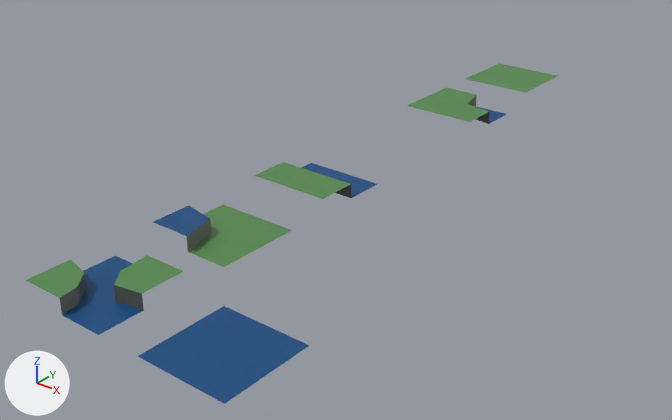
What one commit did to the Blender file SourceData/Tiles.blend.
Camera for both pictures: a camera (50 mm lens) standing at (12.5, -8.9, 8.8) and looking at (-0.8, 7.7, -1.5). The axes (+X, +Y, +Z) are drawn at lower left. The lights are the same throughout.

The first picture shows 'Tile0000', 'Tile1000', 'Tile1001', 'Tile1010', 'Tile1101', 'Tile1111'.
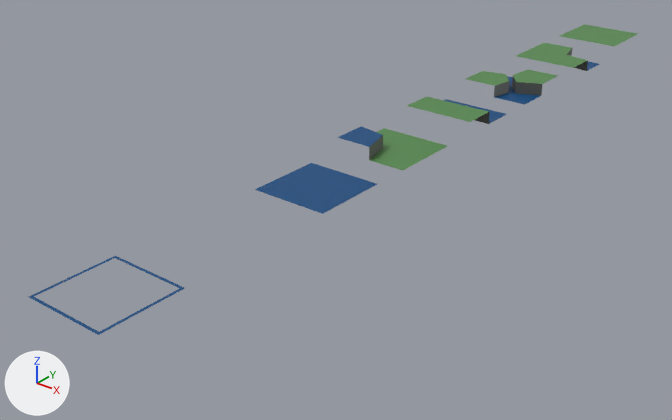
Changed parts and their boxes (x1, y1, x2, y2) in the pictures (672 x 420 px):
'Tile0000', moved
    before: (138, 306, 310, 404)
    after: (255, 163, 377, 214)
'Tile1010', reshaped, moved (42% narrower, 54% shorter)
    before: (26, 255, 184, 335)
    after: (466, 69, 557, 105)
'Tile1000', moved
    before: (154, 204, 292, 267)
    after: (337, 126, 447, 170)
'Tile1001', moved
    before: (254, 162, 377, 199)
    after: (407, 97, 506, 124)
'Tile1101', moved
    before: (407, 87, 506, 124)
    after: (516, 43, 599, 71)
'Tile1111', moved
    before: (466, 63, 557, 93)
    after: (560, 24, 638, 46)
'Tile0000.001', added (blue)
    after: (29, 256, 185, 335)

The edits, one by one:
Picture 'Tile_w4.bmp.001' (img_tile_w4_bmp_001) is new.
Material 'Material.006' (mat_material_006) is new.
Its texture is img_tile_w4_bmp_001.
me_cube_001 has 21 vertices, 26 faces, 1 loose edge and spans x -1.0..1.0, y -1.0..1.0, z 0.0..0.35.
me_cube_001 is used by ob_tile1010; location (0.0, 0.0, 0.0).
Part 1, on me_cube_001:
Vertex 7 of me_cube_001 moves from (-0.4, -0.16, 0.35) at pixel (84, 272) to (-0.29, 0.16, 0.35) at pixel (505, 74).
Vertex 10 of me_cube_001 moves from (-0.4, -0.16, 0.0) at pixel (86, 289) to (-0.29, 0.16, 0.0).
Vertex 14 of me_cube_001 moves from (-0.08, -0.57, 0.0) at pixel (79, 303) to (0.12, -0.36, 0.0) at pixel (508, 92).
Vertex 16 of me_cube_001 moves from (-0.08, -0.57, 0.35) at pixel (76, 286) to (0.12, -0.36, 0.35) at pixel (509, 81).
Vertex 17 of me_cube_001 moves from (0.06, 0.29, 0.35) at pixel (120, 270) to (-0.09, 0.22, 0.35) at pixel (512, 74).
Vertex 18 of me_cube_001 moves from (0.06, 0.29, 0.0) to (-0.09, 0.22, 0.0) at pixel (511, 86).
Vertex 19 of me_cube_001 moves from (0.38, -0.12, 0.0) at pixel (115, 301) to (0.31, -0.3, 0.0) at pixel (515, 93).
Vertex 20 of me_cube_001 moves from (0.38, -0.12, 0.35) at pixel (113, 285) to (0.31, -0.3, 0.35) at pixel (516, 81).
Mesh me_plane_005 is new.
It has 8 vertices, 4 faces and spans x -1.0..1.0, y -1.0..1.0, z 0.0.
It uses material mat_material_006 (picture img_tile_w4_bmp_001).
Object 'Tile1101' (ob_tile1101) moves from (0.0, 12.0, 0.0) to (0.0, 18.0, 0.0).
Object 'Tile0000' (ob_tile0000) moves from (3.0, 0.0, 0.0) to (0.0, 6.0, 0.0).
Object 'Tile1111' (ob_tile1111) moves from (0.0, 15.0, 0.0) to (0.0, 21.0, 0.0).
Object 'Tile1001' (ob_tile1001) moves from (0.0, 6.0, 0.0) to (0.0, 12.0, 0.0).
Object 'Tile1000' (ob_tile1000) moves from (0.0, 3.0, 0.0) to (0.0, 9.0, 0.0).
Object 'Tile1010' (ob_tile1010) moves from (0.0, 0.0, 0.0) to (0.0, 15.0, 0.0).
Object 'Tile0000.001' (ob_tile0000_001) is new; it shows me_plane_005.
Its location is (0.0, 0.0, 0.0).
